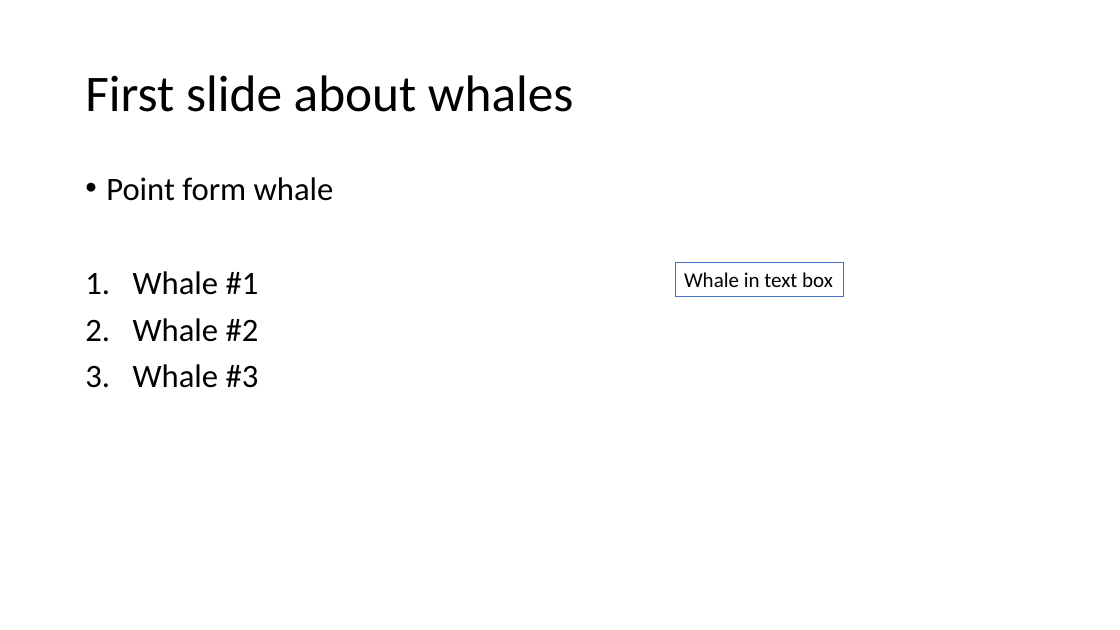
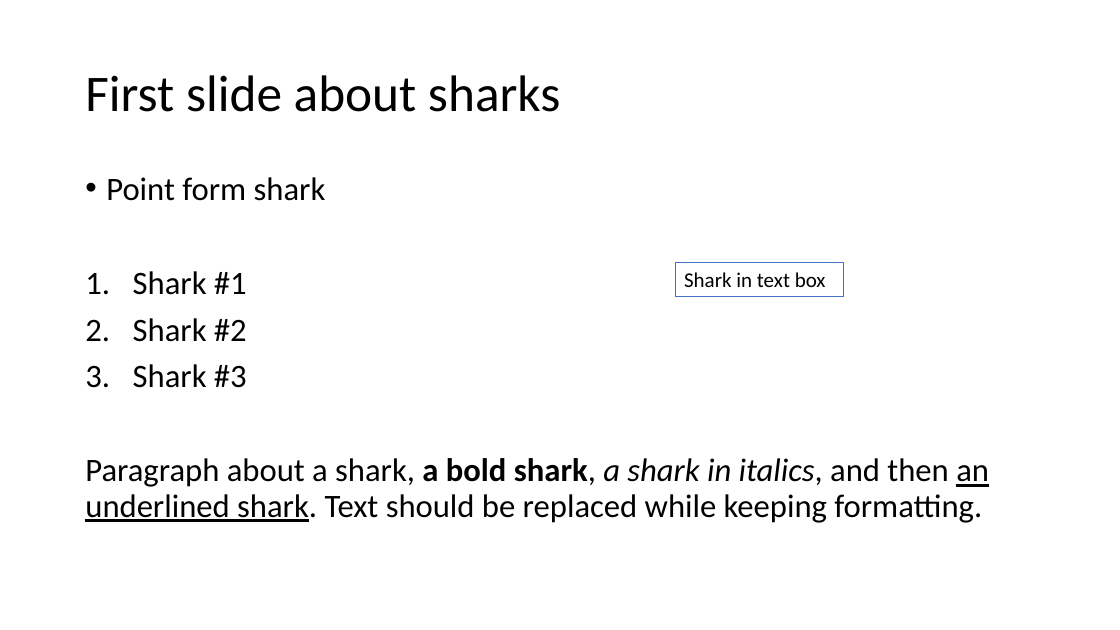
Before and after one commit to sagedrake/bulk-find-and-replace, a slide deck: slide 2 of TestFiles/shark.pptx. Drawn at 1120x630 pixels with LibreOffice and Linux fonts; fonts in the diff are those of the drawing. Boxes give left, top, right and bottom in pixels: in the first picture for what was removed or moved away, otherwise in the second. Text is boxed around its words. In the diff, an @@ line names an element or a change of style, - is before the commit and + after.

```diff
--- a/TestFiles/shark.pptx
+++ b/TestFiles/shark.pptx
@@ title at <box>85,75,560,112</box>: text changed @@
-First slide about whales
+First slide about sharks
@@ text at <box>85,177,989,523</box>: text changed @@
-• Point form whale
-1. Whale #1
-2. Whale #2
-3. Whale #3
+• Point form shark
+1. Shark #1
+2. Shark #2
+3. Shark #3
+Paragraph about a shark, a bold shark, a shark in italics, and then an underlined shark. Text should be replaced while keeping formatting.
@@ text in rectangle at <box>684,272,826,287</box>: text changed @@
-Whale in text box
+Shark in text box
```
Also in this commit, not shown: 3 other slides changed, 1 other file.
